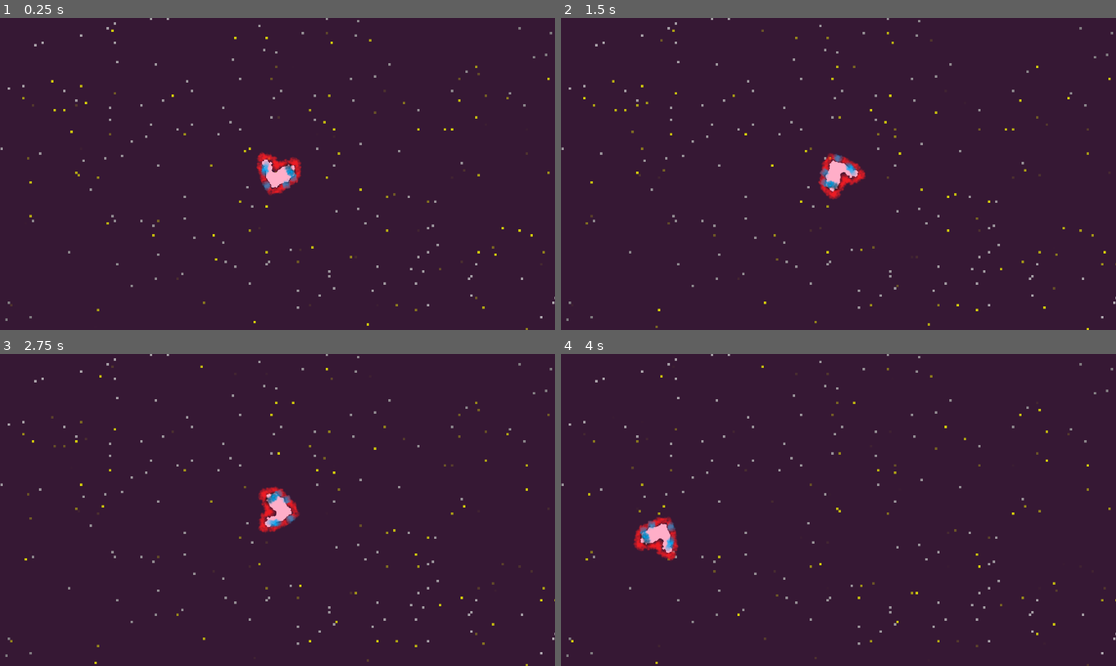
Above: before the commit, frames 1-4 (two rows, left to right).
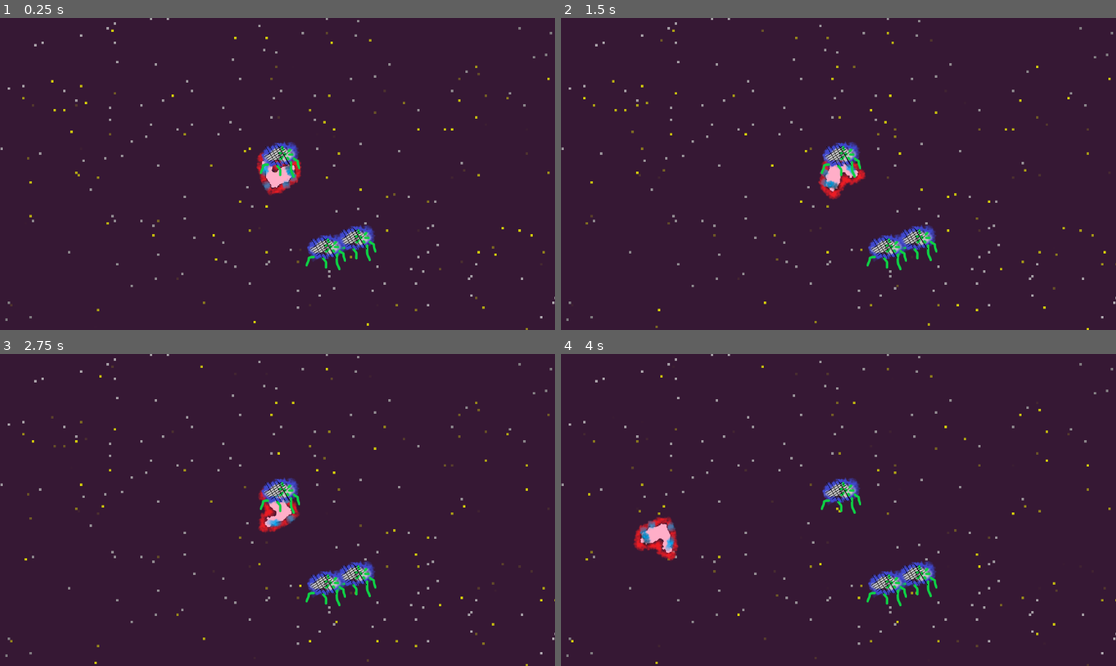
Above: after the commit, the same moments.

Repository: minicago/shika
Game: Godot game, scene res://tests/world test/world Test.tscn
The game is run twice, just before and just after one commit, with the same random seed, the same clock (stepped at 60 frames per second) and the same inputs.
Inputs (mouse positions are in pixels of both pictures, inside the frame that each line leads up to):
- Up to frame 1 (0.25 s): no input
- Up to frame 2 (1.5 s): tap Enter at 0.5 s; move the mouse to (960, 158) at 0.52 s; press the mouse at (960, 158) at 0.53 s; hold Right (right) 0.53-1.28 s; move the mouse to (727, 189) at 1.27 s; release the mouse at (727, 189) at 1.28 s; hold Down (down) from 1.28 s (still down); click (727, 189) at 1.35 s
- Up to frame 3 (2.75 s): tap Space at 2 s; move the mouse to (333, 441) at 2.02 s; release Down (down) at 2.03 s; press the mouse at (333, 441) at 2.03 s; hold Right (right) from 2.03 s (still down)
- Up to frame 4 (4 s): move the mouse to (810, 572) at 2.77 s; release Right (right) at 2.78 s; release the mouse at (810, 572) at 2.78 s; hold Up (up) 2.78-3.53 s; click (810, 572) at 2.85 s; move the mouse to (1005, 556) at 3.52 s; press the mouse at (1005, 556) at 3.53 s; hold Left (left) from 3.53 s (still down)

The runs differ from the first frame. In frame 1, 1.4% of the frame differs, in the area x 46-68%, y 39-81%; in frame 2, 1.4%; in frame 3, 1.4%; in frame 4, 1.4%.

Commit message:
add AI

Diff:
--- a/project.godot
+++ b/project.godot
@@ -14,6 +14,10 @@
 run/main_scene="res://tests/world test/world Test.tscn"
 config/features=PackedStringArray("4.2", "GL Compatibility")
 config/icon="res://icon.svg"
+
+[autoload]
+
+rider_function="res://scripts/function/objs/rider.gd"
 
 [importer_defaults]
 
--- a/scripts/function/objs/obj.gd
+++ b/scripts/function/objs/obj.gd
@@ -10,6 +10,7 @@
 var banlist : Dictionary
 var bump_handler_dic : Dictionary = {}
 var speed : Vector2 = Vector2.ZERO
+var AI_dic : Dictionary = {}
 
 func get_speed():
 	return speed
@@ -31,11 +32,17 @@
 	return lowlevel.get_polygon()
 
 func function_process(delta):
+	for function in AI_dic:
+		AI_dic[function].call(self, delta)
 	pass
 
 func bump_handler(info : Dictionary):
 	for handler in bump_handler_dic :
 		bump_handler_dic[handler].call(self, info)
+
+func all_init():
+	bump_init()
+	AI_init()
 
 ########################################################################
 # bump
@@ -64,8 +71,15 @@
 func allow_bump(collider : Obj):
 	return not banlist.get(collider, false)
 
-static func bump_handler_reg(str : String):
-	Register_table.handlers[str] = Callable(Obj_function,"bump_handler_"+str)
+########################################################################
+# AI
+########################################################################
+
+func AI_append(name):
+	AI_dic[name] = Register_table.AI[name]
+
+func AI_init():
+	pass
 
 ########################################################################
 # customized
@@ -78,7 +92,9 @@
 		else : return
 
 static func _static_init():
-	bump_handler_reg("once")
+	Register_table.handlers["once"] = Callable(Obj_function, "bump_handler_once")
+	Register_table.obj_type["obj"] = Obj_function
+	print("obj function static init done")
 
 func bump_handler_init():
 	bump_handler_append("once")
--- a/scripts/function/objs/register_table.gd
+++ b/scripts/function/objs/register_table.gd
@@ -1,6 +1,8 @@
 extends Object
 class_name Register_table
 
-static var handlers:Dictionary
+static var handlers:Dictionary={}
 
-static var obj_func:Dictionary
+static var obj_type:Dictionary={}
+
+static var AI:Dictionary={}
--- a/scripts/function/objs/rider.gd
+++ b/scripts/function/objs/rider.gd
@@ -1,49 +1,50 @@
 extends Obj_function
 class_name Rider_function
 
-var resist : float = 0.9
-var lineResist : float = 50.0
-var rtimes :float = 10.0
-var brake : float = 1000.0
-var power : float = 1000.0
+var resist : float
+var lineResist : float
+var rtimes :float
+var brake : float
+var power : float
 
-var spinRate : float = PI
-var spinLoss : float = 0.8
+var spinRate : float
+var spinLoss : float
 
-func function_process(delta):
-	speed *= exp(-resist*delta)
-	set_obj_position( position + toward * speed.x * delta + toward.rotated(- PI / 2) * speed.y * delta)
+static func rider_AI(_self:Rider_function ,delta):
+	_self.speed *= exp(-_self.resist*delta)
+	_self.set_obj_position( _self.position + _self.toward * _self.speed.x * delta
+	+ _self.toward.rotated(- PI / 2) * _self.speed.y * delta)
 
 	if Input.is_action_pressed("up") :
-		speed.x += power * delta
+		_self.speed.x += _self.power * delta
 
 
 	if Input.is_action_pressed("left") :
-		var tmp = - spinRate * delta
-		toward = toward.rotated(tmp)
-		speed = speed.rotated(tmp) * spinLoss + speed * (1 - spinLoss)
+		var tmp = - _self.spinRate * delta
+		_self.toward = _self.toward.rotated(tmp)
+		_self.speed = _self.speed.rotated(tmp) * _self.spinLoss + _self.speed * (1 - _self.spinLoss)
 
 
 	if Input.is_action_pressed("right") :
-		var tmp = spinRate * delta
-		toward = toward.rotated(tmp)
-		speed = speed.rotated(tmp) * spinLoss + speed * (1 - spinLoss)
+		var tmp = _self.spinRate * delta
+		_self.toward = _self.toward.rotated(tmp)
+		_self.speed = _self.speed.rotated(tmp) * _self.spinLoss + _self.speed * (1 - _self.spinLoss)
 
 
 	if Input.is_action_pressed("down") :
-		if (abs(speed.x) < brake * delta) : speed.x = 0
-		else : if(speed.x > 0) : speed.x -= brake  * delta
-		else : speed.x += brake * delta
+		if (abs(_self.speed.x) < _self.brake * delta) : _self.speed.x = 0
+		else : if(_self.speed.x > 0) : _self.speed.x -= _self.brake  * delta
+		else : _self.speed.x += _self.brake * delta
 
 	else:
 
-		if (abs(speed.x) < lineResist * delta) : speed.x = 0
-		else : if(speed.x > 0) : speed.x -= lineResist  * delta
-		else : speed.x += lineResist * delta
+		if (abs(_self.speed.x) < _self.lineResist * delta) : _self.speed.x = 0
+		else : if(_self.speed.x > 0) : _self.speed.x -= _self.lineResist  * delta
+		else : _self.speed.x += _self.lineResist * delta
 
-		if (abs(speed.y) < lineResist * rtimes * delta) : speed.y = 0
-		else : if(speed.y > 0) : speed.y -= lineResist * rtimes * delta
-		else : speed.y += lineResist * rtimes * delta
+		if (abs(_self.speed.y) < _self.lineResist * _self.rtimes * delta) : _self.speed.y = 0
+		else : if(_self.speed.y > 0) : _self.speed.y -= _self.lineResist * _self.rtimes * delta
+		else : _self.speed.y += _self.lineResist * _self.rtimes * delta
 
 func bump_handler_init():
 	bump_handler_append("once")
@@ -54,9 +55,26 @@
 	bump_info_append("collider", lowlevel)
 	bump_info_append("type","rider")
 
+func AI_data_init():
+	resist = 0.9
+	lineResist = 50.0
+	rtimes = 10.0
+	brake = 1000.0
+	power = 1000.0
+
+	spinRate = PI
+	spinLoss = 0.8
+
+func AI_init():
+	AI_data_init()
+	AI_append("rider")
+
 static func bump_handler_home(collidee :Rider_function, info : Dictionary):
 	if info.get("type", "") == "home":
 		print("back home")
 
 static func _static_init():
 	Register_table.handlers["home"] = Callable(Rider_function,"bump_handler_home")
+	Register_table.AI["rider"] = Callable(Rider_function,"rider_AI")
+	Register_table.obj_type["rider"] = Rider_function
+	print("rider function static init done")
--- a/scripts/function/world.gd
+++ b/scripts/function/world.gd
@@ -1,9 +1,11 @@
 extends Node2D
 class_name World_function
 
-var rider : Rider
+var rider : Obj
 var home : Obj
 var lowlevel : World
+
+var monsters:Array
 
 func get_rider_UI():
 	return lowlevel.get_rider_UI()
@@ -15,17 +17,25 @@
 	return rider
 
 func instance_rider():
-	rider = Rider.new()
-	rider.rider_init("res://tscns/objs/rider/pain.tscn",get_rider_UI(),lowlevel.UI)
+	rider = Obj.new()
+	rider.obj_init("rider","res://tscns/objs/rider/pain.tscn",get_rider_UI(),lowlevel.UI)
 
 func instance_home():
 	home = Obj.new()
-	home.obj_init("res://tscns/objs/home.tscn",get_home_UI(),lowlevel.UI)
+	home.obj_init("obj","res://tscns/objs/home.tscn",get_home_UI(),lowlevel.UI)
 	home.set_obj_position(Vector2(500,500))
 	home.bump_info_append("type","home")
+
+func instance_monster():
+	var monster = Obj.new()
+	monster.obj_init("obj","res://tscns/objs/monster/1.tscn",null,lowlevel.UI)
+	monster.set_obj_position(Vector2(randi_range(-200,200),randi_range(-200,200)))
+	monster.bump_info_append("type","monster")
+	monsters.append(monster)
 
 func get_objs() -> Array[Obj]:
 	return lowlevel.get_objs()
 
 func function_process(delta):
 	Bump_manager.manager_process(get_objs(), delta)
+	if(monsters.size()<3): instance_monster()
--- a/scripts/lowlevel/objs/obj.gd
+++ b/scripts/lowlevel/obj.gd
@@ -31,16 +31,16 @@
 func function_process(delta):
 	return function.function_process(delta)
 
-func obj_init( path : String ,binder : Obj_UI = null , father = null):
+func obj_init(func_type : String ,path : String ,binder : Obj_UI = null , father = null):
 	if binder == null :
 		UI = load(path).instantiate()
 		if father != null : father.add_child(UI)
 	else :
 		UI = binder
-	function = Obj_function.new()
+	function = Register_table.obj_type[func_type].new()
 	UI.lowlevel = self
 	function.lowlevel = self
-	function.bump_init()
+	function.all_init()
 
 func bump_info_append(key , value):
 	function.bump_info_append(key, value)
--- a/scripts/lowlevel/objs/rider.gd
+++ /dev/null
@@ -1,15 +0,0 @@
-extends Obj
-class_name Rider
-
-
-func rider_init(path : String ,binder : Obj_UI = null, father = null):
-	if binder == null :
-		UI = load(path).instantiate()
-		if father != null : father.add_child(UI)
-	else :
-		UI = binder
-
-	function = Rider_function.new()
-	UI.lowlevel = self
-	function.lowlevel = self
-	function.bump_init()
--- a/tests/camera test/camera Test.tscn
+++ b/tests/camera test/camera Test.tscn
@@ -1,10 +1,27 @@
 [gd_scene load_steps=2 format=3 uid="uid://cpufbrk6aca2u"]
 
-[ext_resource type="Script" path="res://scripts/lowlevel/objs/rider.gd" id="2_6v7m8"]
+[sub_resource type="GDScript" id="GDScript_a348u"]
+script/source = "extends Obj
+class_name Rider
+
+
+func rider_init(path : String ,binder : Obj_UI = null, father = null):
+	if binder == null :
+		UI = load(path).instantiate()
+		if father != null : father.add_child(UI)
+	else :
+		UI = binder
+
+	function = Rider_function.new()
+	UI.lowlevel = self
+	function.lowlevel = self
+	function.all_init()
+
+"
 
 [node name="CameraTest" type="Control"]
 layout_mode = 3
 anchors_preset = 0
 
 [node name="Riders" type="Node" parent="."]
-script = ExtResource("2_6v7m8")
+script = SubResource("GDScript_a348u")
